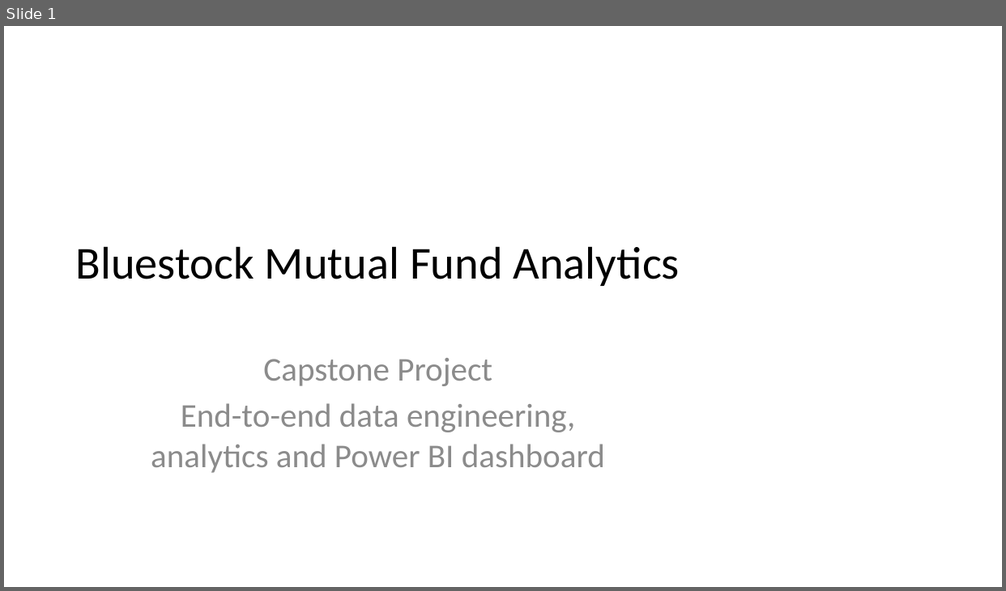
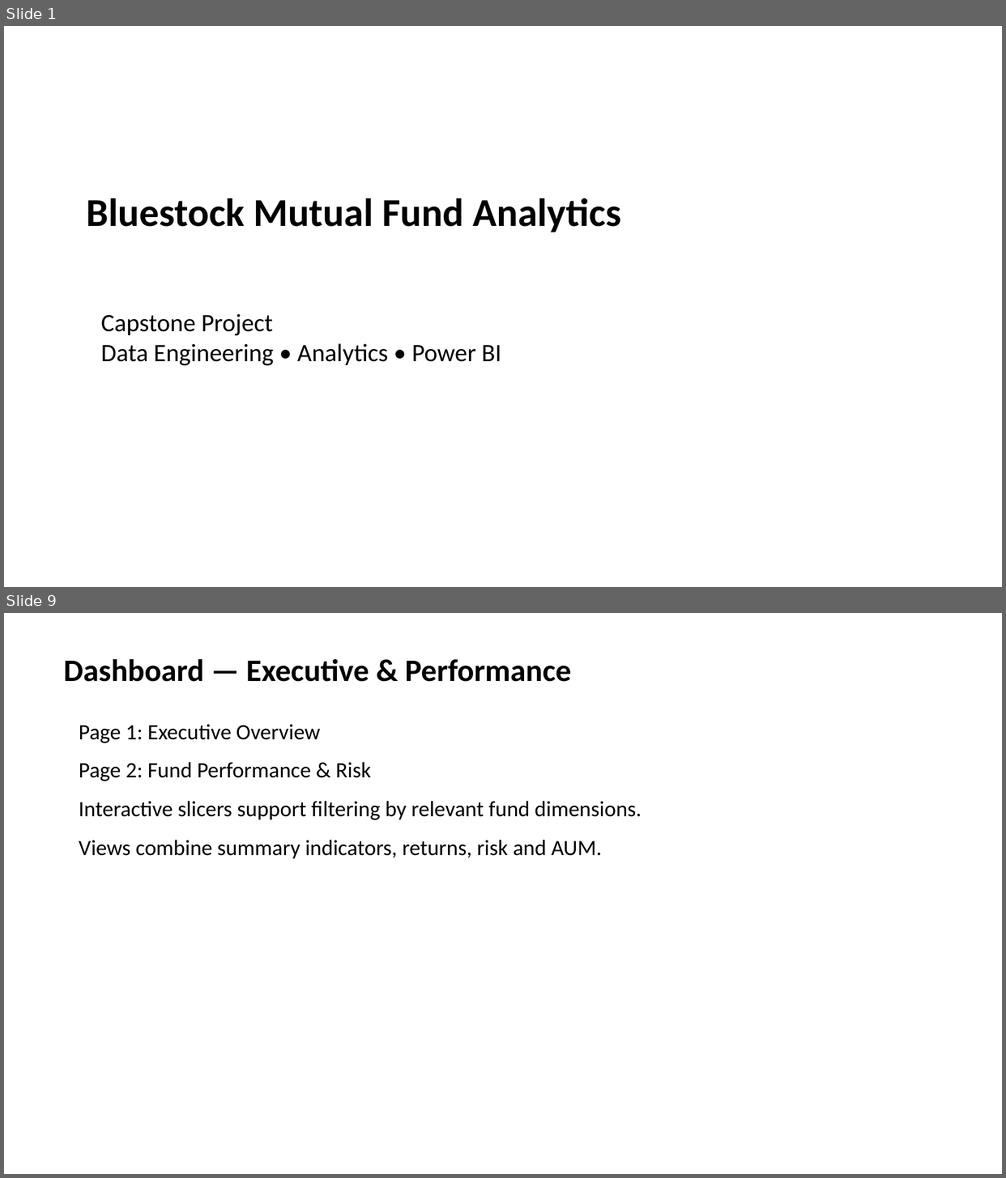
Before and after one commit to farhandev-20/mutual-fund-analytics, a slide deck: reports/Presentation.pptx. Shown one above the other, each under a label of ours: slide 1 before the commit, slides 1 and 9 after it; the slides between them are not shown. The pictures are 1006x591 and 1006x1178 pixels, drawn with LibreOffice and Linux fonts; fonts in the diff are those of the drawing. Boxes give left, top, right and bottom in pixels: in the first picture for what was removed or moved away, otherwise in the second. Text is boxed around its words. In the diff, an @@ line names an element or a change of style, - is before the commit and + after.

Commit message:
Final: Complete Bluestock MF Capstone

```diff
--- a/reports/Presentation.pptx
+++ b/reports/Presentation.pptx
@@ slide 9 added at [4, 613, 1002, 1174], background #FFFFFF @@
@@ text added at [64, 659, 571, 682], 30 pt, text #000000, bold @@
+Dashboard — Executive & Performance
@@ text added at [79, 724, 641, 859], 21 pt, text #000000 @@
+Page 1: Executive Overview
+Page 2: Fund Performance & Risk
+Interactive slicers support filtering by relevant fund dimensions.
+Views combine summary indicators, returns, risk and AUM.
@@ slide 1 changed as well @@
@@ text "Bluestock Mutual Fund Analytics": place and size @@
-text "Bluestock Mutual Fund Analytics" at [76, 246, 680, 286]
+text "Bluestock Mutual Fund Analytics" at [86, 198, 621, 233]
@@ text "Bluestock Mutual Fund Analytics" at [86, 198, 621, 233]: size 44 to 38 pt, bold on; alignment centre to left; vertical alignment middle to top @@
@@ text at [101, 314, 501, 366]: text changed; size 32 to 24 pt; text colour #8C8C8C to #000000 @@
-Capstone Project
-End-to-end data engineering, analytics and Power BI dashboard
+Capstone Project
+Data Engineering • Analytics • Power BI
```
Also in this commit, not shown: 10 other slides added, 9 slides removed, 17 other files.
